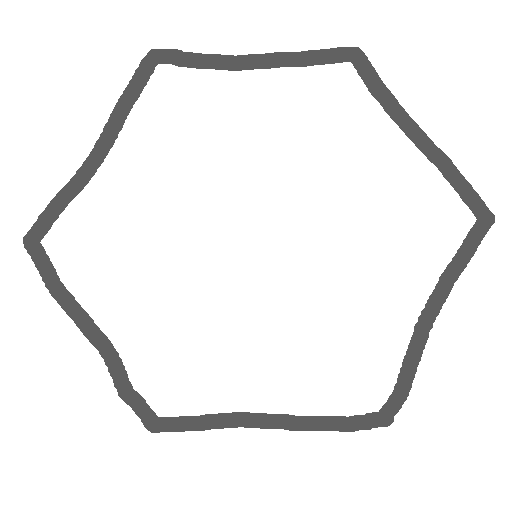
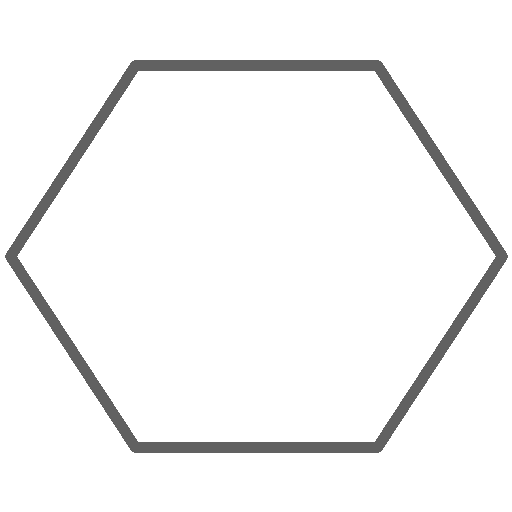
Before/after of a w=512, h=512 layered artwork. What changed in the layer stack:
added layer "Layer #3" above "Layer #2" over [5, 60, 508, 453]
hid "AmberSymbol.png" over [23, 47, 495, 433]
